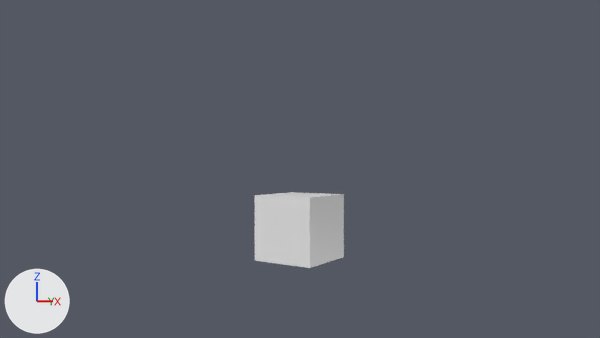
The Blender file example/three-connector-dev.blend: old version first, new version second.
The view is the same before and after, from the file's camera 'Camera'. Every picture has the same lights, and +X, +Y and +Z are marked at lower left.
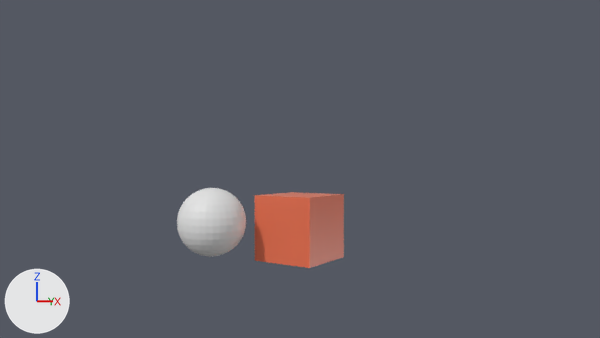
What differs and where, as boxes [x1, y1, x2, y2] in the pictures (600 x 338 px):
'Cube', recoloured (white to orange)
    both: [255, 192, 344, 268]
'Sphere', added
    after: [177, 188, 246, 257]

The change in detail:
Material 'CubeMaterial' (mat_cubematerial) is new.
Its base color is (0.8, 0.158, 0.074) (orange #e76f4d).
Its roughness is 0.4.
me_cube has 8 vertices, 6 faces and spans x -0.98..0.98, y -0.98..0.98, z 0.01..1.97.
me_cube no longer uses material mat_material (white #e7e7e7).
me_cube now uses material mat_cubematerial (orange #e76f4d).
Mesh me_sphere is new.
It is a UV sphere (32 segments, 16 rings, poles along z) spanning x -1.0..1.0, y -1.0..1.0, z -1.0..1.0.
It uses material mat_material (white #e7e7e7).
Object 'Sphere' (ob_sphere) is new; it shows me_sphere.
Its location is (-1.76, -2.0, 1.22).
